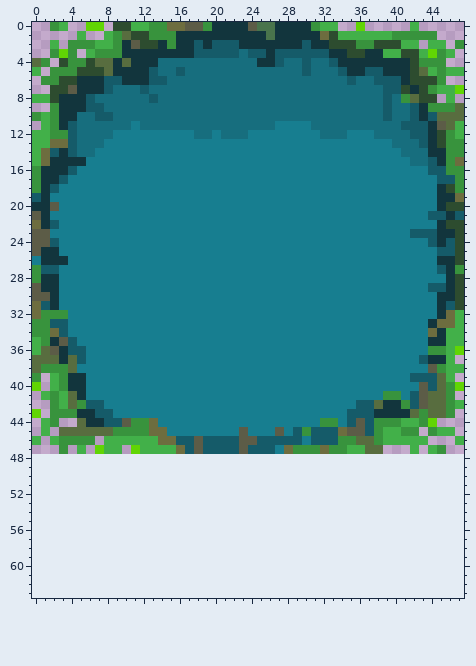
File history of a pixel-art sprite, Assets/All_Elements/Map_Elements/water.png. Above: the version before the commit.
The file is 48x48 pixels. The old version is drawn lined up with the new one, on the new canvas.
After:
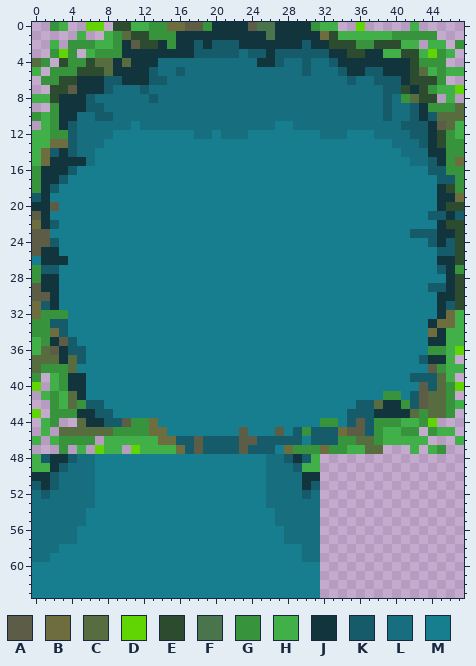
Palette (. is transparent): A #5c5c47  B #6d6d3f  C #586d3f  D #61d504  E #2d4c2f  F #49744c  G #38933d  H #42b049  J #12353d  K #155b69  L #176e7e  M #177e90
From old to new:
{"change": "canvas 48x48 -> 48x64"}
{"y":11,"x":29,"old":"MM","new":"LL"}
{"y":15,"x":6,"old":"M","new":"L"}
{"y":48,"x":0,"old":"................................","new":"HKJJKLLMMMMMMMMMMMMMMMMMMMLLKJKH"}
{"y":49,"x":0,"old":"................................","new":"HHJKLLLMMMMMMMMMMMMMMMMMMMLLLKHH"}
{"y":50,"x":0,"old":"................................","new":"JJKLLLLMMMMMMMMMMMMMMMMMMMLLLLJJ"}
{"y":51,"x":0,"old":"................................","new":"KJKLLLLMMMMMMMMMMMMMMMMMMMLLLLJK"}
{"y":52,"x":0,"old":"................................","new":"LKLLLLLMMMMMMMMMMMMMMMMMMMLLLLKL"}
{"y":53,"x":0,"old":"................................","new":"LLLLLLLMMMMMMMMMMMMMMMMMMMLLLLLL"}
{"y":54,"x":0,"old":"................................","new":"LLLLLLMMMMMMMMMMMMMMMMMMMMMLLLLL"}
{"y":55,"x":0,"old":"................................","new":"LLLLLLMMMMMMMMMMMMMMMMMMMMMLLLLL"}
{"y":56,"x":0,"old":"................................","new":"LLLLLMMMMMMMMMMMMMMMMMMMMMMMLLLL"}
{"y":57,"x":0,"old":"................................","new":"LLLLLMMMMMMMMMMMMMMMMMMMMMMMLLLL"}
{"y":58,"x":0,"old":"................................","new":"LLLMMMMMMMMMMMMMMMMMMMMMMMMMMMLL"}
{"y":59,"x":0,"old":"................................","new":"LLMMMMMMMMMMMMMMMMMMMMMMMMMMMMLL"}
{"y":60,"x":0,"old":"................................","new":"MMMMMMMMMMMMMMMMMMMMMMMMMMMMMMMM"}
{"y":61,"x":0,"old":"................................","new":"MMMMMMMMMMMMMMMMMMMMMMMMMMMMMMMM"}
{"y":62,"x":0,"old":"................................","new":"MMMMMMMMMMMMMMMMMMMMMMMMMMMMMMMM"}
{"y":63,"x":0,"old":"................................","new":"MMMMMMMMMMMMMMMMMMMMMMMMMMMMMMMM"}
